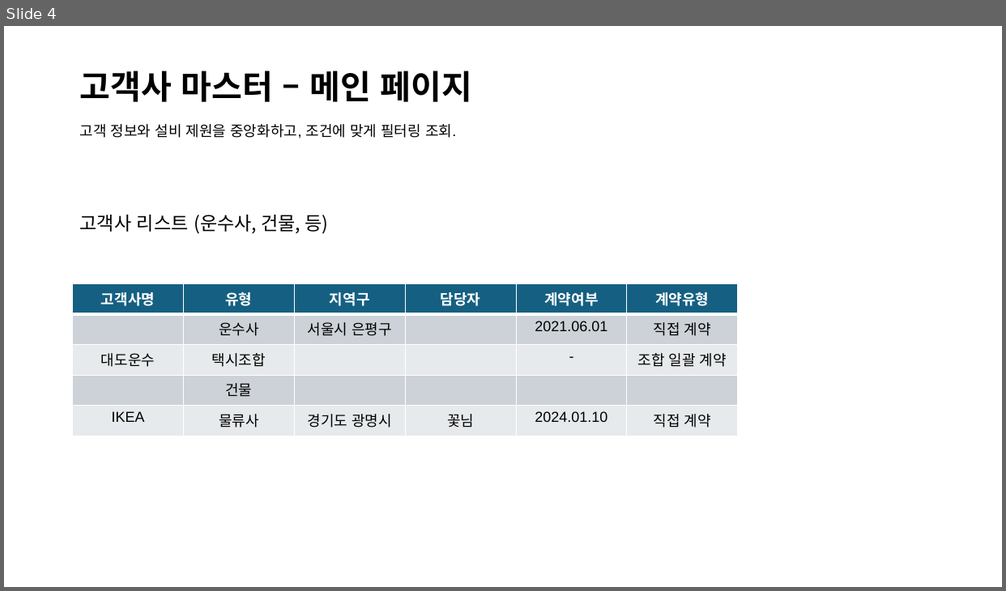
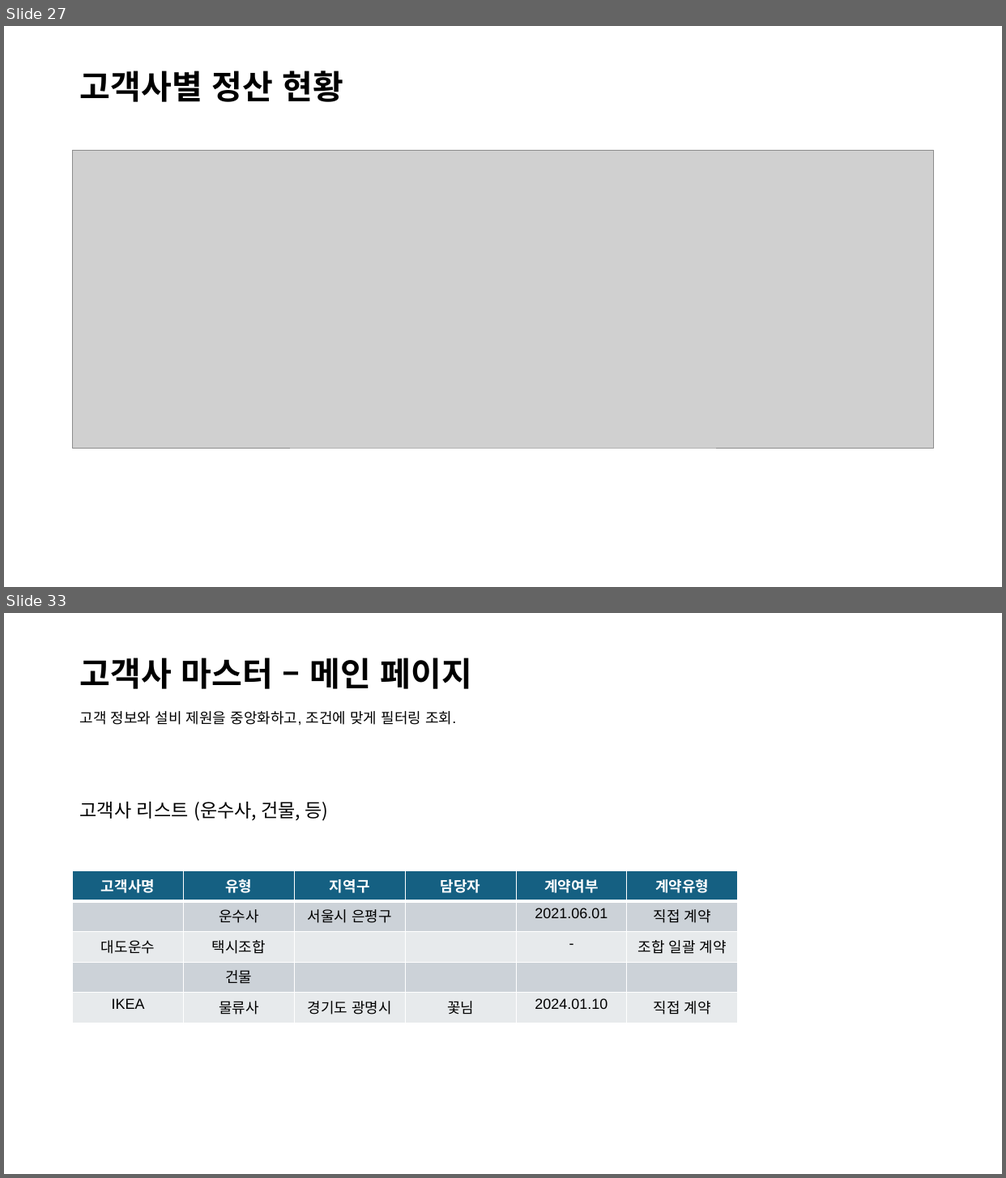
Before and after one commit to esketch-ai/hooxi-cms, a slide deck: Docs/Hooxi-CMS.pptx. Shown one above the other, each under a label of ours: slide 4 before the commit, slides 27 and 33 after it; the slides between them are not shown. The pictures are 1006x591 and 1006x1178 pixels, drawn with LibreOffice and Linux fonts; fonts in the diff are those of the drawing; grey boxes stand for pictures. Boxes give left, top, right and bottom in pixels: in the first picture for what was removed or moved away, otherwise in the second. Text is boxed around its words. In the diff, an @@ line names an element or a change of style, - is before the commit and + after.

```diff
--- a/Docs/Hooxi-CMS.pptx
+++ b/Docs/Hooxi-CMS.pptx
@@ slide 27 added at [4,26,1002,587], background #FFFFFF @@
@@ title added at [80,71,344,102], 32 pt, text #000000, bold @@
+고객사별 정산 현황
@@ picture added at [73,150,934,447] @@
@@ what was slide 4 is now slide 33 @@
```
Also in this commit, not shown: 5 slides changed, 28 other slides added, 15 other files.
